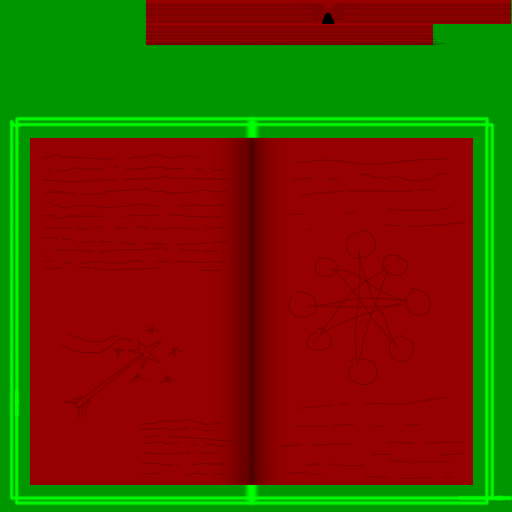
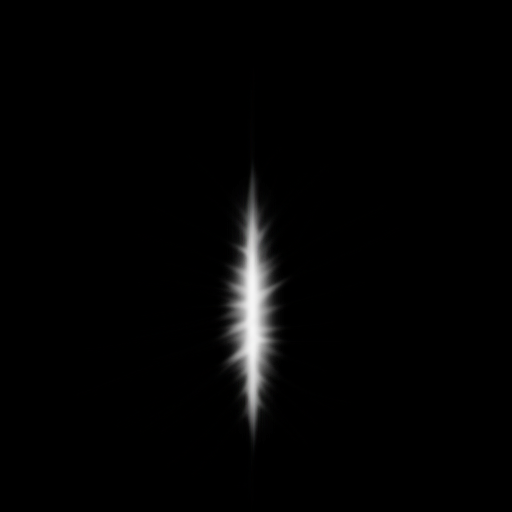
The second 512x512 image is a revision of the first. Changes to its layers:
added group "E" with 3 layers above "D" over (0, 0, 512, 512)
added layer "Ebene 3 Kopie" in group "E" over (72, 66, 402, 512)
added layer "Ebene 3" in group "E" over (221, 176, 284, 445)
added layer "Ebene 4" in group "E" over (0, 0, 512, 512)
added group "D" with 5 layers above "Ebene" over (0, 0, 512, 512)
moved "Details25" into group "D" over (42, 3, 512, 479)
moved "B" into group "D" over (203, 12, 335, 485)
moved "R150" into group "D" over (30, 0, 511, 485)
moved "G255" into group "D" over (8, 112, 512, 509)
moved "G150" into group "D" over (0, 0, 512, 512)
